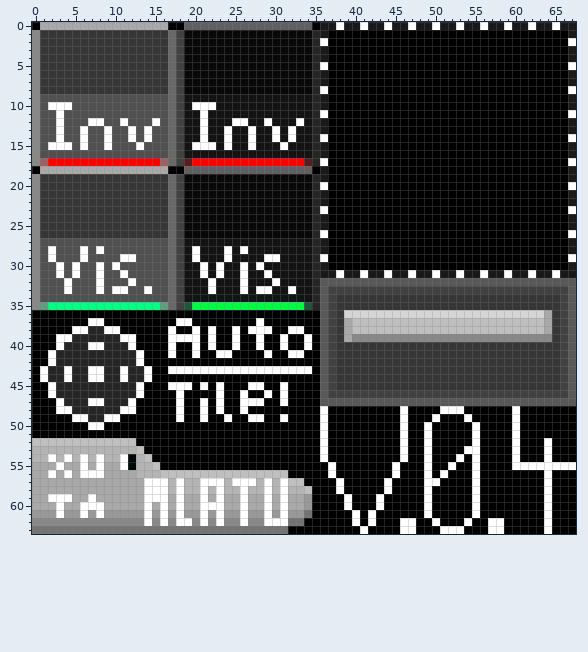
Two states of a sprite sheet, src/main/resources/assets/layertab.png. This is how it looked before the edit.
The file is 68x64 pixels. Colours within 5 levels of each other are drawn and written as one.
The result:
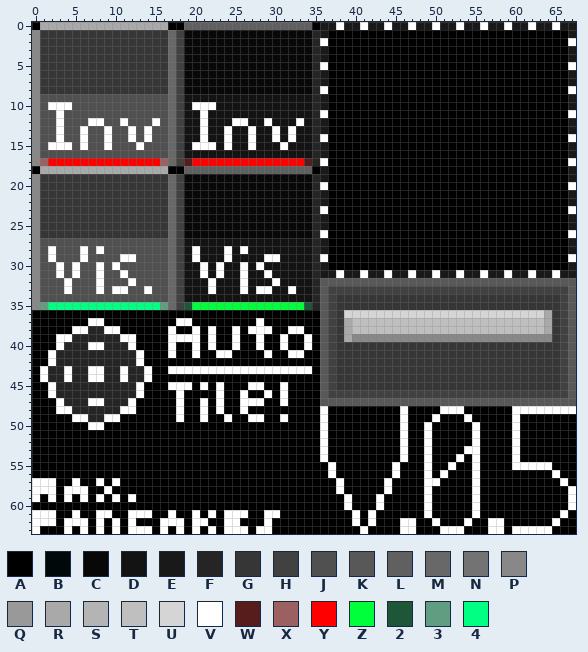
Palette (. is transparent): A #000000  B #000809  C #080808  D #131313  E #191919  F #252525  G #363636  H #414141  J #505050  K #585858  L #606060  M #686868  N #737373  P #888888  Q #999999  R #a9a9a9  S #b4b4b4  T #bfbfbf  U #d5d5d5  V #ffffff  W #571d1d  X #9d6060  Y #ff0000  Z #00ff3b  2 #1e5737  3 #619d80  4 #01ff84
The edit:
@@ x 59..67 @@
 47 KKKKKKKKK
-48 AVAAAAAAA
+48 AVVVVVVVV
 49 AVAAAAAAA
@@ x 0..67 @@
 51 AAAAAAAAAAAAAAAAAAAAAAAAAAAAAAAAAAAAVAAAAAAAAAVAAVAAAAAVAAAAVAAAAAAA
-52 TTTTTTTTTTTTTAAAAAAAAAAAAAAAAAAAAAAAVAAAAAAAAAVAAVAAAAAVAAAAVAAAVAAA
-53 SSSSSSSSSSSSSTAAAAAAAAAAAAAAAAAAAAAAVAAAAAAAAAVAAVAAAAVVAAAAVAAAVAAA
-54 SSVSVSVSVSSVBSTAAAAAAAAAAAAAAAAAAAAAVAAAAAAAAAVAAVAAAVAVAAAAVAAAVAAA
-55 RRRVRRVRVRRVBSSTAAAAAAAAAAAAAAAAAAAAAVAAAAAAAVAAAVAAVAAVAAAAVVVVVVVV
-56 RRVRVRVVVRRRRSSSTTTTTTTTTTTTTTTTAAAAAVAAAAAAAVAAAVAVAAAVAAAAAAAAVAAA
-57 RRRRRRRRRRRRRRVVVSVSSVVVSVVVSVSVTTAAAAVAAAAAVAAAAVVAAAAVAAAAAAAAVAAA
-58 RRRRRRRRRRRRRRVVVSVSSVSVSSVSSVSVSSTAAAVAAAAAVAAAAVAAAAAVAAAAAAAAVAAA
-59 RRVVVRRVRRRRRRVVVRVRRVRVRRVRRVRVRRQAAAAVAAAVAAAAAVAAAAAVAAAAAAAAVAAA
-60 RRRVRRVVVRRRRRVRVRVRRVVVRRVRRVRVRRQAAAAVAAAVAAAAAVAAAAAVAAAAAAAAVAAA
-61 QQQVQQVQVQQQQQVQVQVQQVQVQQVQQVQVQQNAAAAAVAVAAAAAAVAAAAAVAAAAAAAAVAAA
-62 PPPPPPPPPPPPPPVPVPVVPVPVPPVPPVVVNNAAAAAAVAVAAAVVAAVAAAVAAVVAAAAAVAAA
-63 NNNNNNNNNNNNNNNNNNNNNNNNNNNNNNNNAAAAAAAAAVAAAAVVAAAVVVAAAVVAAAAAVAAA
+52 AAAAAAAAAAAAAAAAAAAAAAAAAAAAAAAAAAAAVAAAAAAAAAVAAVAAAAAVAAAAVAAAAAAA
+53 AAAAAAAAAAAAAAAAAAAAAAAAAAAAAAAAAAAAVAAAAAAAAAVAAVAAAAVVAAAAVAAAAAAA
+54 AAAAAAAAAAAAAAAAAAAAAAAAAAAAAAAAAAAAVAAAAAAAAAVAAVAAAVAVAAAAVAAAAAAA
+55 AAAAAAAAAAAAAAAAAAAAAAAAAAAAAAAAAAAAAVAAAAAAAVAAAVAAVAAVAAAAVVVVVAAA
+56 AAAAAAAAAAAAAAAAAAAAAAAAAAAAAAAAAAAAAVAAAAAAAVAAAVAVAAAVAAAAAAAAAVAA
+57 VVVAAVAAVAVAAAAAAAAAAAAAAAAAAAAAAAAAAAVAAAAAVAAAAVVAAAAVAAAAAAAAAAVA
+58 VVVAVVVAAVAAAAAAAAAAAAAAAAAAAAAAAAAAAAVAAAAAVAAAAVAAAAAVAAAAAAAAAAAV
+59 VAVAVAVAVAVAVAAAAAAAAAAAAAAAAAAAAAAAAAAVAAAVAAAAAVAAAAAVAAAAAAAAAAAV
+60 AAAAAAAAAAAAAAAAAAAAAAAAAAAAAAAAAAAAAAAVAAAVAAAAAVAAAAAVAAAAAAAAAAAV
+61 VVVAAVAAVVAAVVVAAVAAVAVAVVVAAVVAAAAAAAAAVAVAAAAAAVAAAAAVAAAAAAAAAAVA
+62 VVVAVVVAVAVAVAAAVVVAVVAAVVAAAVAAAAAAAAAAVAVAAAVVAAVAAAVAAVVAAAAAAVAA
+63 VAAAVAVAVAVAVVVAVAVAVAVAVVVAVVAAAAAAAAAAAVAAAAVVAAAVVVAAAVVAVVVVVAAA
Boxes around the changes in both pictures, in picture pixels (x1, y1, x2, y2):
changed: (512, 406, 576, 534)
changed: (32, 438, 312, 534)
